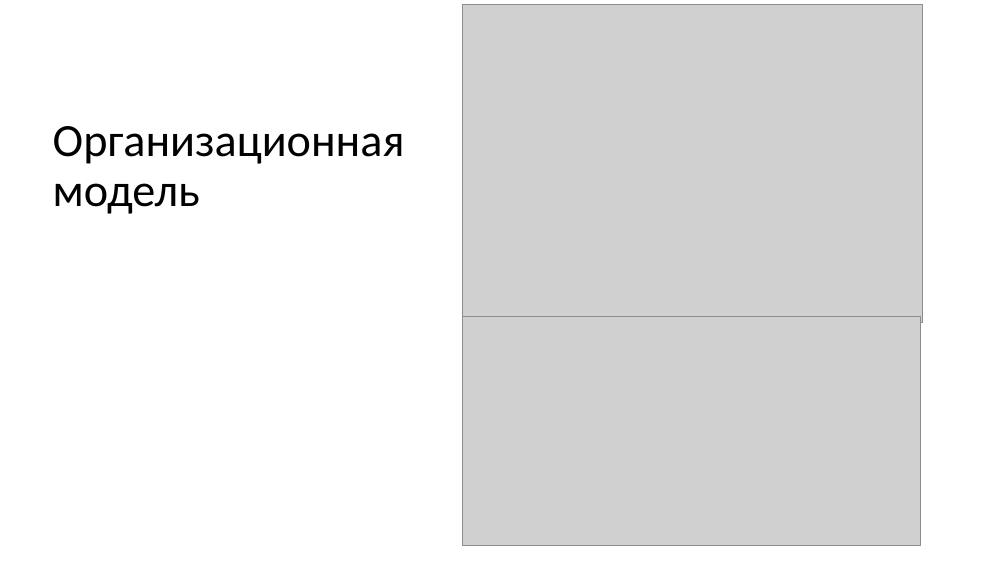
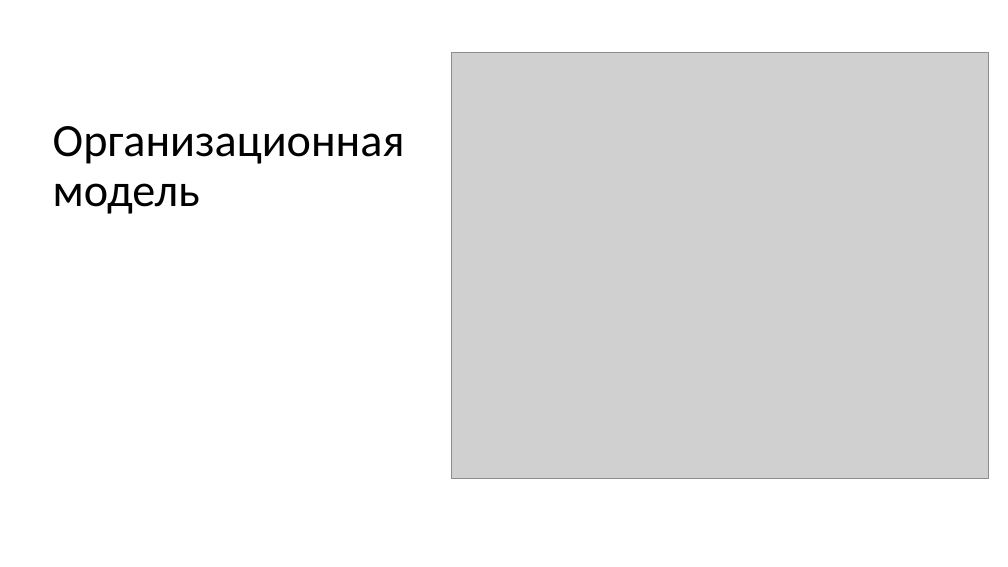
Before and after one commit to Raccoonn78/MagiCtr, a slide deck: slide 4 of 2 семестр/Управление бизнес-процессами/пр6/пр6.pptx. Drawn at 1008x567 pixels with LibreOffice and Linux fonts; fonts in the diff are those of the drawing; grey boxes stand for pictures. Boxes give left, top, right and bottom in pixels: in the first picture for what was removed or moved away, otherwise in the second. Text is boxed around its words. In the diff, an @@ line names an element or a change of style, - is before the commit and + after.

```diff
--- a/2 семестр/Управление бизнес-процессами/пр6/пр6.pptx
+++ b/2 семестр/Управление бизнес-процессами/пр6/пр6.pptx
@@ picture removed at box(463, 5, 923, 323) @@
@@ picture added at box(451, 52, 988, 479) @@
@@ picture removed at box(463, 316, 921, 545) @@
```
Also in this commit, not shown: 1 other slide changed, 6 other files.
